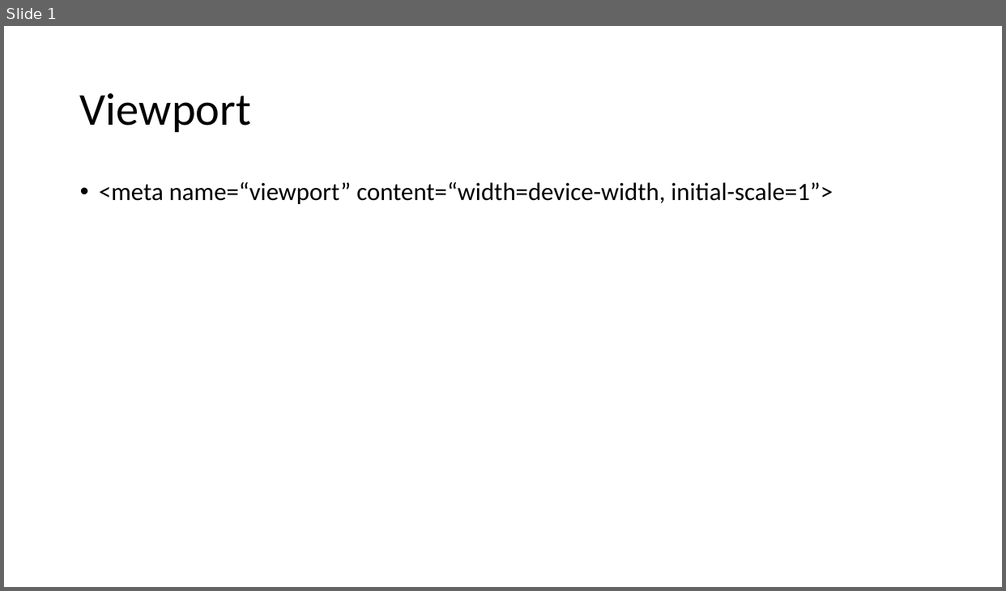
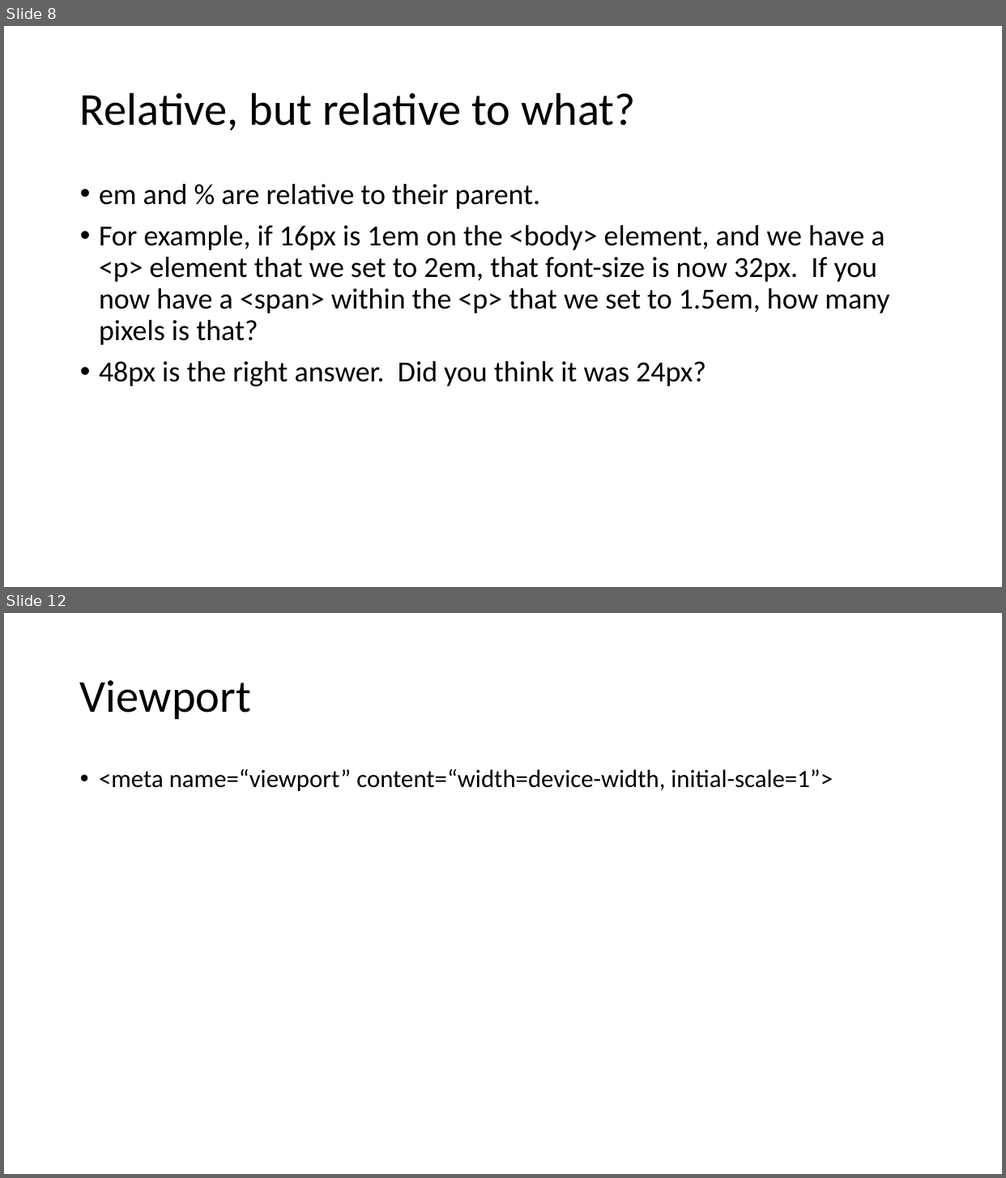
Before and after one commit to mlybrand/ResponsiveWebDesign, a slide deck: presentation/ResponsiveWebDesign.pptx. Shown one above the other, each under a label of ours: slide 1 before the commit, slides 8 and 12 after it; the slides between them are not shown. The pictures are 1006x591 and 1006x1178 pixels, drawn with LibreOffice and Linux fonts; fonts in the diff are those of the drawing. Boxes give left, top, right and bottom in pixels: in the first picture for what was removed or moved away, otherwise in the second. Text is boxed around its words. In the diff, an @@ line names an element or a change of style, - is before the commit and + after.

```diff
--- a/presentation/ResponsiveWebDesign.pptx
+++ b/presentation/ResponsiveWebDesign.pptx
@@ slide 8 added at bbox=[4, 26, 1002, 587], background #FFFFFF @@
@@ title added at bbox=[80, 92, 636, 130], 44 pt, text #000000 @@
+Relative, but relative to what?
@@ text added at bbox=[99, 184, 889, 386], 28 pt, text #000000 @@
+• em and % are relative to their parent.
+• For example, if 16px is 1em on the <body> element, and we have a <p> element that we set to 2em, that font-size is now 32px. If you now have a <span> within the <p> that we set to 1.5em, how many pixels is that?
+• 48px is the right answer. Did you think it was 24px?
@@ what was slide 1 is now slide 12 @@
```
Also in this commit, not shown: 1 slide changed, 9 other slides added.
